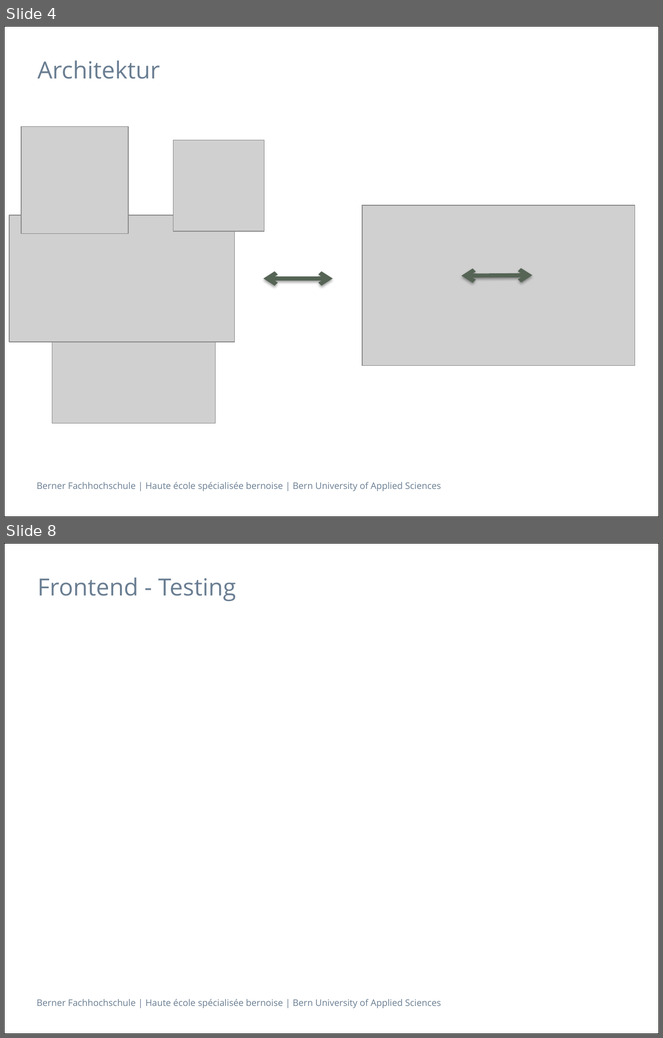
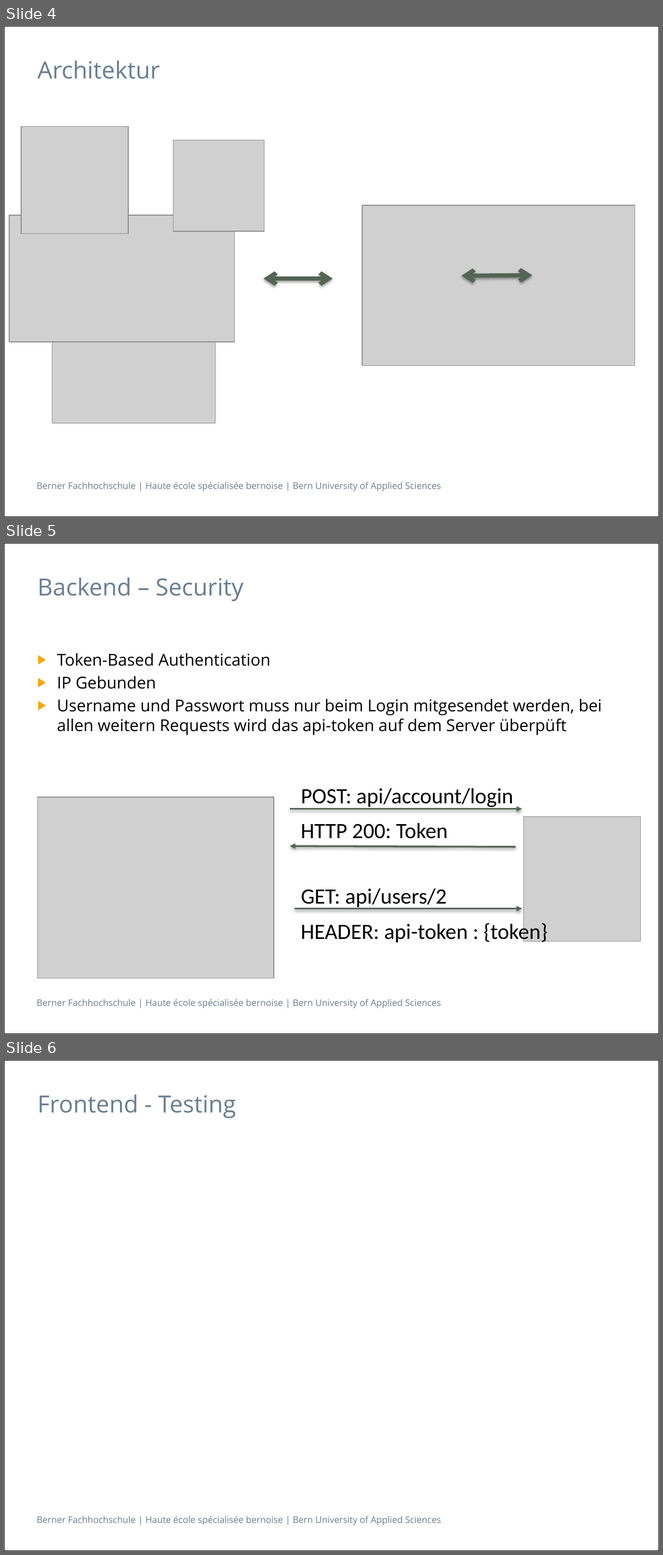
Before and after one commit to Franklin89/Zeiterfassung, a slide deck: Presentation/Präsentation Integrationsprojekt.pptx. Shown one above the other, each under a label of ours: slides 4 and 8 before the commit, slides 4, 5 and 6 after it; the slides between them are not shown. The pictures are 663x1038 and 663x1555 pixels, drawn with LibreOffice and Linux fonts; fonts in the diff are those of the drawing; grey boxes stand for pictures. Boxes give left, top, right and bottom in pixels: in the first picture for what was removed or moved away, otherwise in the second. Text is boxed around its words. In the diff, an @@ line names an element or a change of style, - is before the commit and + after.

```diff
--- a/Presentation/Präsentation Integrationsprojekt.pptx
+++ b/Presentation/Präsentation Integrationsprojekt.pptx
@@ slide 5 added at [4,543,659,1034], background #FFFFFF; not listed: 2 template elements that a slide beside it also shows @@
@@ title added at [37,577,244,601], 26 pt, text #697D91 @@
+Backend – Security
@@ text added at [57,653,602,735], 18 pt, text #000000 @@
+▶ Token-Based Authentication
+▶ IP Gebunden
+▶ Username und Passwort muss nur beim Login mitgesendet werden, bei allen weitern Requests wird das api-token auf dem Server überpüft
@@ text added at [301,788,514,809], 24 pt, text #000000 @@
+POST: api/account/login
@@ picture added at [37,797,274,979] @@
@@ arrow added from (289, 809) to (522, 809), #556455 2 pt @@
@@ text added at [301,823,448,839], 24 pt, text #000000 @@
+HTTP 200: Token
@@ picture added at [523,817,641,941] @@
@@ arrow added from (516, 847) to (289, 846), #556455 2 pt @@
@@ text added at [301,888,447,910], 24 pt, text #000000 @@
+GET: api/users/2
@@ arrow added from (294, 909) to (522, 909), #556455 2 pt @@
@@ text added at [301,922,548,943], 24 pt, text #000000 @@
+HEADER: api-token : {token}
@@ what was slide 8 is now slide 6 @@
```
Also in this commit, not shown: 1 slide changed, 2 slides removed.
